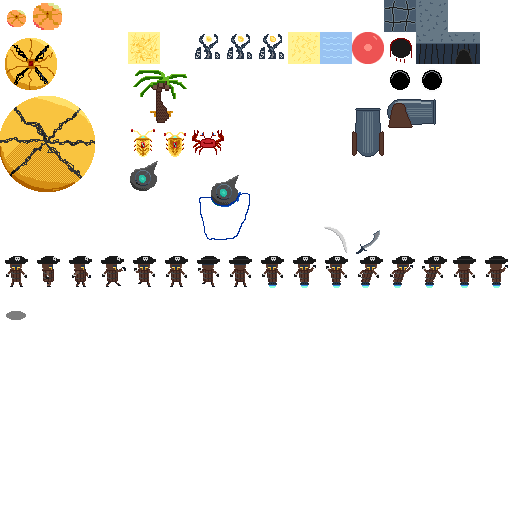
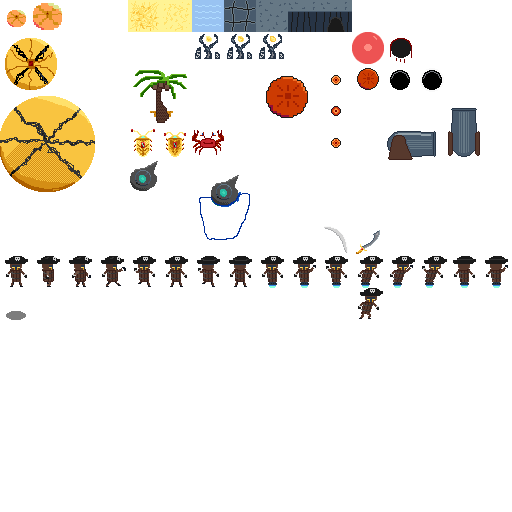
Before/after of a w=512, h=512 layered artwork. What changed in the layer stack:
painted on "Layer" over (x1=192, y1=0, x2=352, y2=64)
painted on "WaveStrong.png" over (x1=45, y1=0, x2=480, y2=319)
